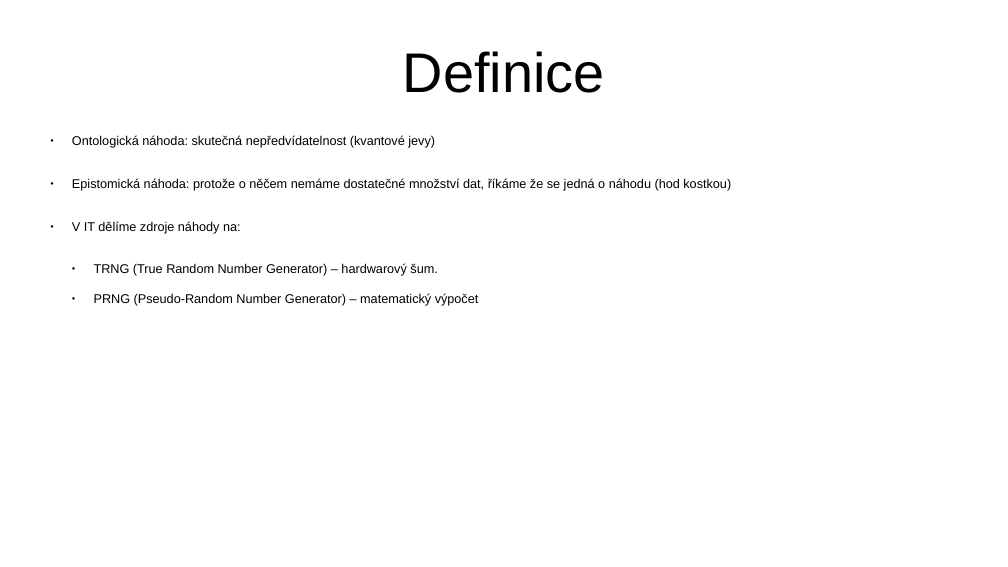
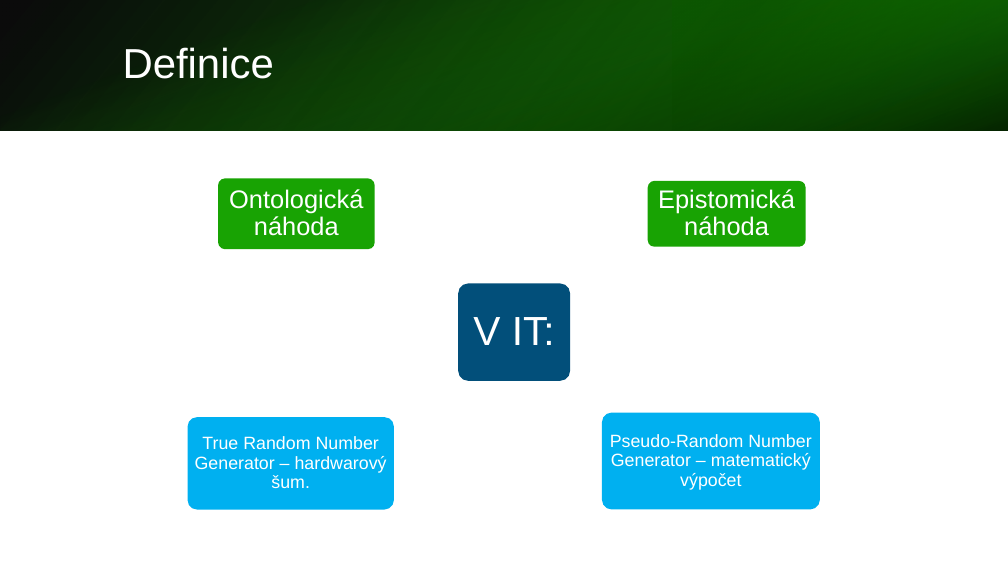
Before and after one commit to hruboson/UTB-PO-RAND, a slide deck: slide 2 of presentation.pptx. Drawn at 1008x567 pixels with LibreOffice and Linux fonts; fonts in the diff are those of the drawing. Boxes give left, top, right and bottom in pixels: in the first picture for what was removed or moved away, otherwise in the second. Text is boxed around its words. In the diff, an @@ line names an element or a change of style, - is before the commit and + after.

Commit message:
Prezentace pokročilé programování
Přidal jsem text do poznámek co bychom mohli +- říkat a snažil jsem se dodržovat styl možná ještě tam dám nějaký obsah a nějaký counter slidů

```diff
--- a/presentation.pptx
+++ b/presentation.pptx
@@ rectangle added at [0,0,1008,131], fill gradient #000000 to #127A02 @@
@@ rectangle added at [0,0,1008,130], fill gradient #18A303 to #000000 @@
@@ title "Definice": place and size @@
-title "Definice" at [403,51,605,93]
+title "Definice" at [123,47,274,79]
@@ title "Definice" at [123,47,274,79]: size 44 to 33 pt, text colour #000000 to #FFFFFF; alignment centre to left; line spacing 1 to 0.9 @@
@@ rectangle added at [672,0,1008,131], fill gradient #0C5201 to #18A303 @@
@@ text removed at [72,135,731,306] @@
-● Ontologická náhoda: skutečná nepředvídatelnost (kvantové jevy)
-● Epistomická náhoda: protože o něčem nemáme dostatečné množství dat, říkáme že se jedná o náhodu (hod kostkou)
-● V IT dělíme zdroje náhody na:
-  ● TRNG (True Random Number Generator) – hardwarový šum.
-  ● PRNG (Pseudo-Random Number Generator) – matematický výpočet
@@ group added at [188,178,820,509]: 5 rounded rectangles, 5 texts @@
+Ontologická náhoda
+Epistomická náhoda
+V IT:
+True Random Number Generator – hardwarový šum.
+Pseudo-Random Number Generator – matematický výpočet
```
Also in this commit, not shown: 12 other slides changed, 3 slides added, 1 slide removed.
